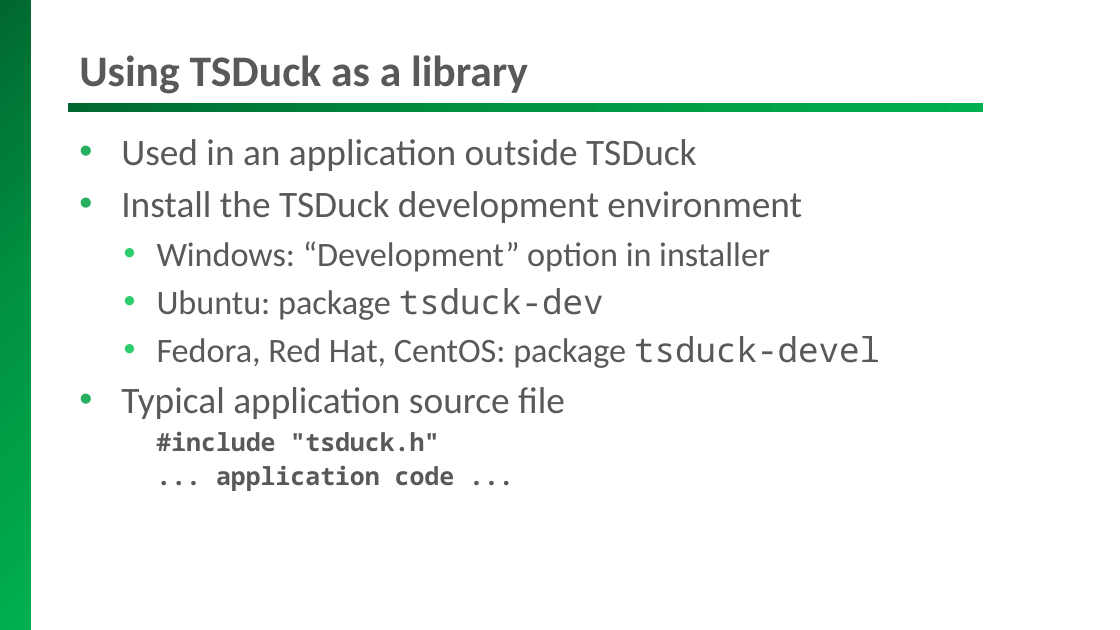
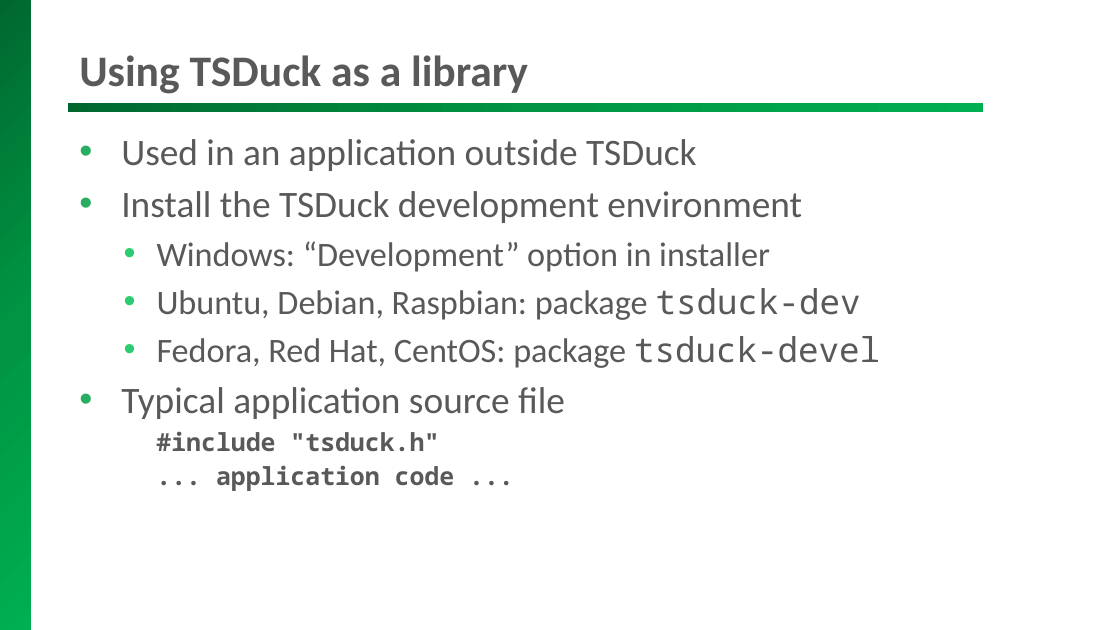
Before and after one commit to tsduck/tsduck, a slide deck: slide 36 of doc/tsduck-presentation.pptx (slide 34 before the commit). Drawn at 1120x630 pixels with LibreOffice and Linux fonts; fonts in the diff are those of the drawing; background and template pictures are left out. Boxes give left, top, right and bottom in pixels: in the first picture for what was removed or moved away, otherwise in the second. Text is boxed around its words. In the diff, an @@ line names an element or a change of style, - is before the commit and + after.

```diff
--- a/doc/tsduck-presentation.pptx
+++ b/doc/tsduck-presentation.pptx
@@ text at (x1=157, y1=288, x2=861, y2=320): text changed @@
-  • Ubuntu: package tsduck-dev
+  • Ubuntu, Debian, Raspbian: package tsduck-dev
```
Also in this commit, not shown: 10 other slides changed, 2 slides added, 6 other files.
